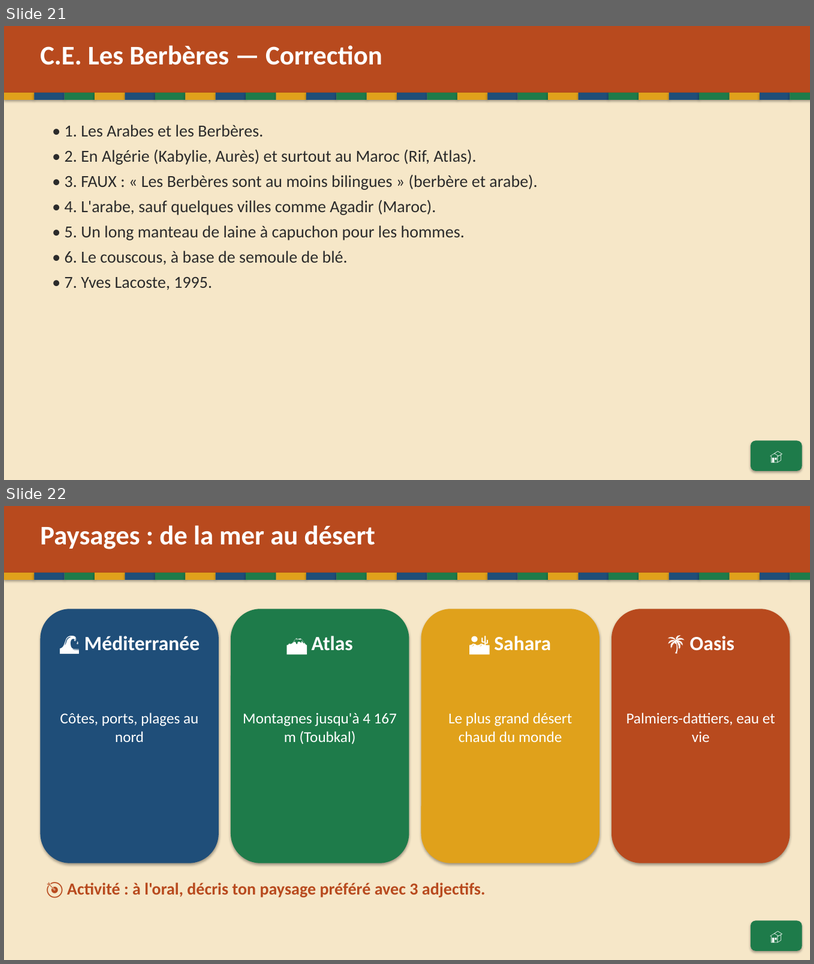
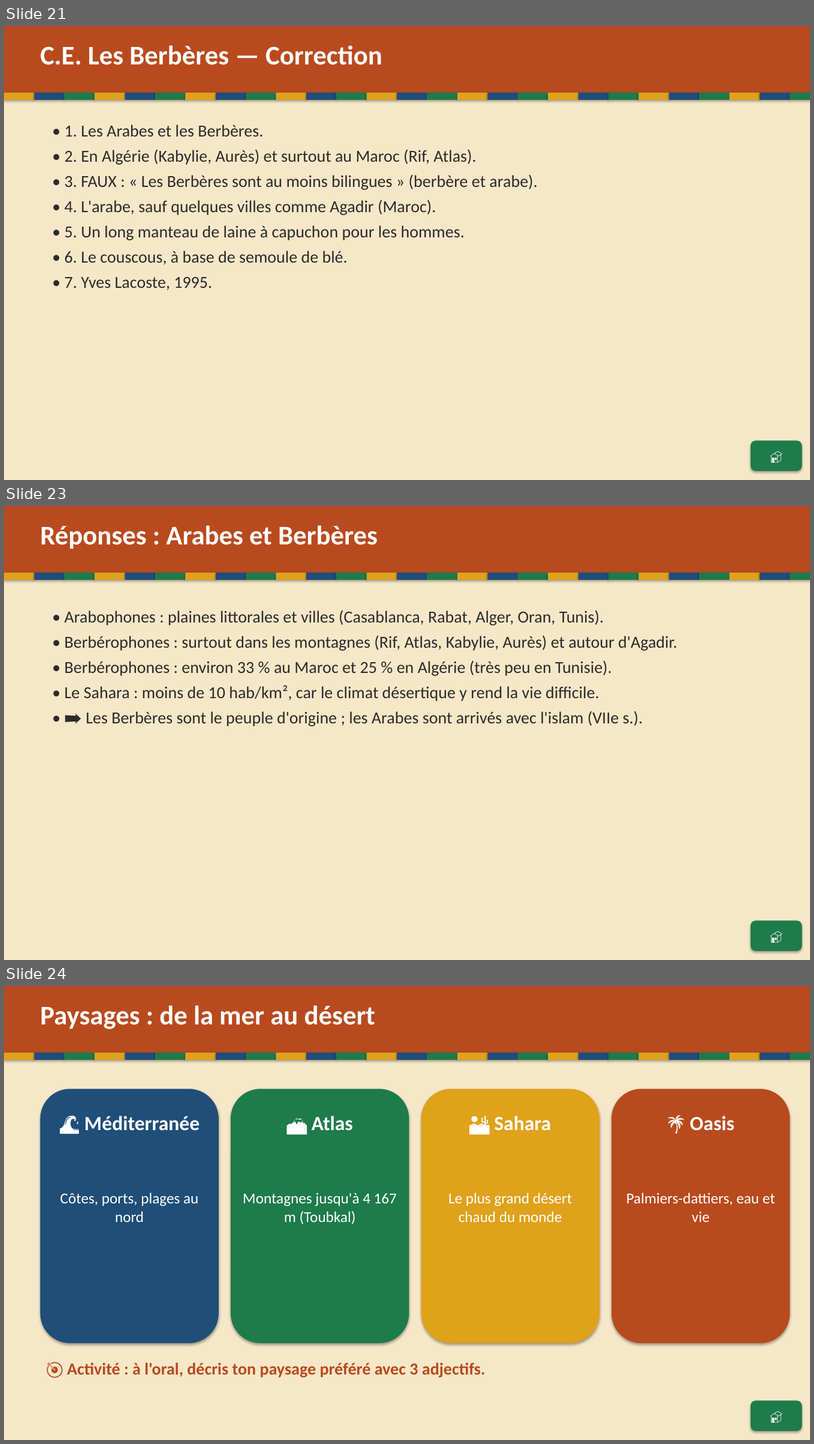
Before and after one commit to Paquereauman/Paquereauman, a slide deck: maghreb/maghreb-interactif.pptx. Shown one above the other, each under a label of ours: slides 21 and 22 before the commit, slides 21, 23 and 24 after it; the slides between them are not shown. The pictures are 814x964 and 814x1444 pixels, drawn with LibreOffice and Linux fonts; fonts in the diff are those of the drawing. Boxes give left, top, right and bottom in pixels: in the first picture for what was removed or moved away, otherwise in the second. Text is boxed around its words. In the diff, an @@ line names an element or a change of style, - is before the commit and + after.

```diff
--- a/maghreb/maghreb-interactif.pptx
+++ b/maghreb/maghreb-interactif.pptx
@@ slide 23 added at [4, 506, 810, 960], background #FFFFFF @@
@@ rectangle added at [4, 506, 810, 960], fill #F6E7C8 @@
@@ rectangle added at [4, 506, 810, 573], fill #B84A1E @@
@@ text added at [40, 525, 378, 549], 32 pt, text #FFFFFF, bold @@
+Réponses : Arabes et Berbères
@@ rectangle added at [4, 573, 34, 580], fill #E0A11B @@
@@ rectangle added at [34, 573, 65, 580], fill #1F4E79 @@
@@ rectangle added at [65, 573, 95, 580], fill #1E7B4A @@
@@ rectangle added at [95, 573, 125, 580], fill #E0A11B @@
@@ rectangle added at [125, 573, 155, 580], fill #1F4E79 @@
@@ rectangle added at [155, 573, 185, 580], fill #1E7B4A @@
@@ rectangle added at [185, 573, 216, 580], fill #E0A11B @@
@@ rectangle added at [216, 573, 246, 580], fill #1F4E79 @@
@@ rectangle added at [246, 573, 276, 580], fill #1E7B4A @@
@@ rectangle added at [276, 573, 306, 580], fill #E0A11B @@
@@ rectangle added at [306, 573, 337, 580], fill #1F4E79 @@
@@ rectangle added at [337, 573, 367, 580], fill #1E7B4A @@
@@ rectangle added at [367, 573, 397, 580], fill #E0A11B @@
@@ rectangle added at [397, 573, 428, 580], fill #1F4E79 @@
@@ rectangle added at [428, 573, 458, 580], fill #1E7B4A @@
@@ rectangle added at [458, 573, 488, 580], fill #E0A11B @@
@@ rectangle added at [488, 573, 518, 580], fill #1F4E79 @@
@@ rectangle added at [518, 573, 548, 580], fill #1E7B4A @@
@@ rectangle added at [548, 573, 579, 580], fill #E0A11B @@
@@ rectangle added at [579, 573, 609, 580], fill #1F4E79 @@
@@ rectangle added at [609, 573, 639, 580], fill #1E7B4A @@
@@ rectangle added at [639, 573, 669, 580], fill #E0A11B @@
@@ rectangle added at [669, 573, 699, 580], fill #1F4E79 @@
@@ rectangle added at [699, 573, 730, 580], fill #1E7B4A @@
@@ rectangle added at [730, 573, 760, 580], fill #E0A11B @@
@@ rectangle added at [760, 573, 791, 580], fill #1F4E79 @@
@@ rectangle added at [791, 573, 810, 580], fill #1E7B4A @@
@@ text added at [65, 610, 677, 726], 20 pt, text #2B2B2B @@
+• Arabophones : plaines littorales et villes (Casablanca, Rabat, Alger, Oran, Tunis).
+• Berbérophones : surtout dans les montagnes (Rif, Atlas, Kabylie, Aurès) et autour d'Agadir.
+• Berbérophones : environ 33 % au Maroc et 25 % en Algérie (très peu en Tunisie).
+• Le Sahara : moins de 10 hab/km², car le climat désertique y rend la vie difficile.
+• ➡️ Les Berbères sont le peuple d'origine ; les Arabes sont arrivés avec l'islam (VIIe s.).
@@ rounded rectangle added at [751, 921, 803, 951], fill #1E7B4A, 16 pt, text #FFFFFF, bold @@
+🏠
@@ what was slide 22 is now slide 24 @@
```
Also in this commit, not shown: 1 other slide added, 1 other file.
